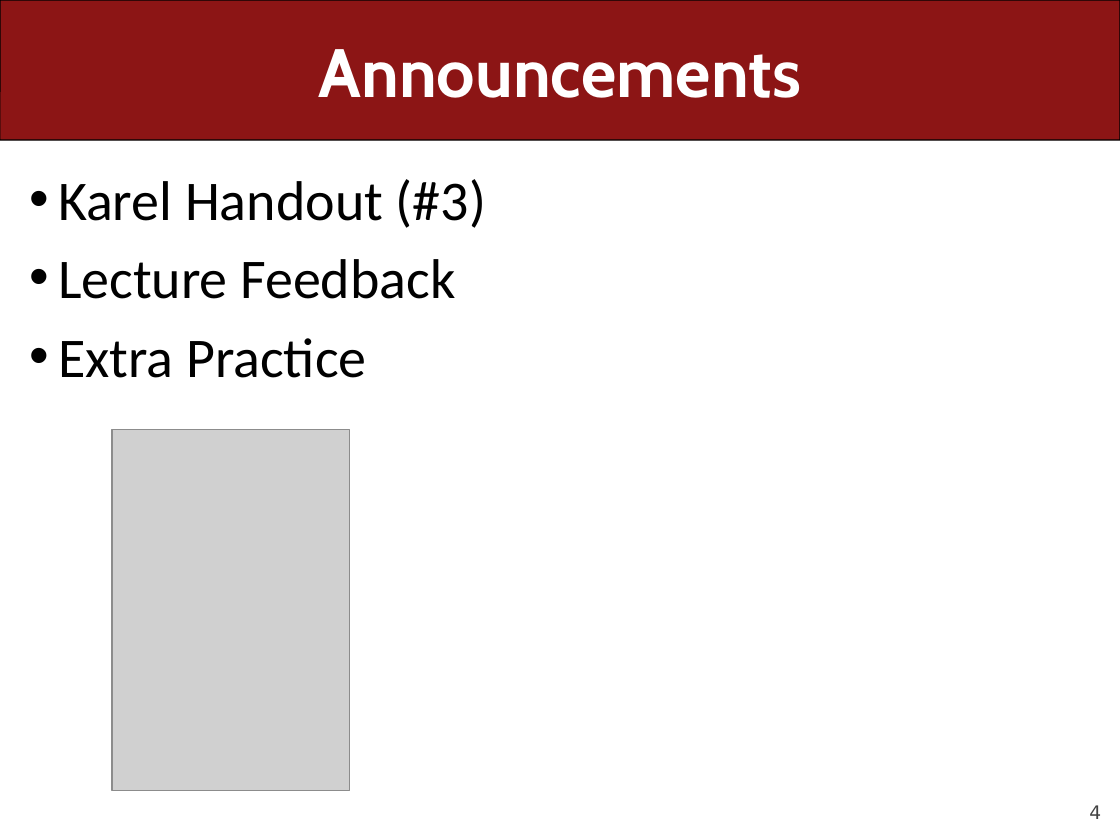
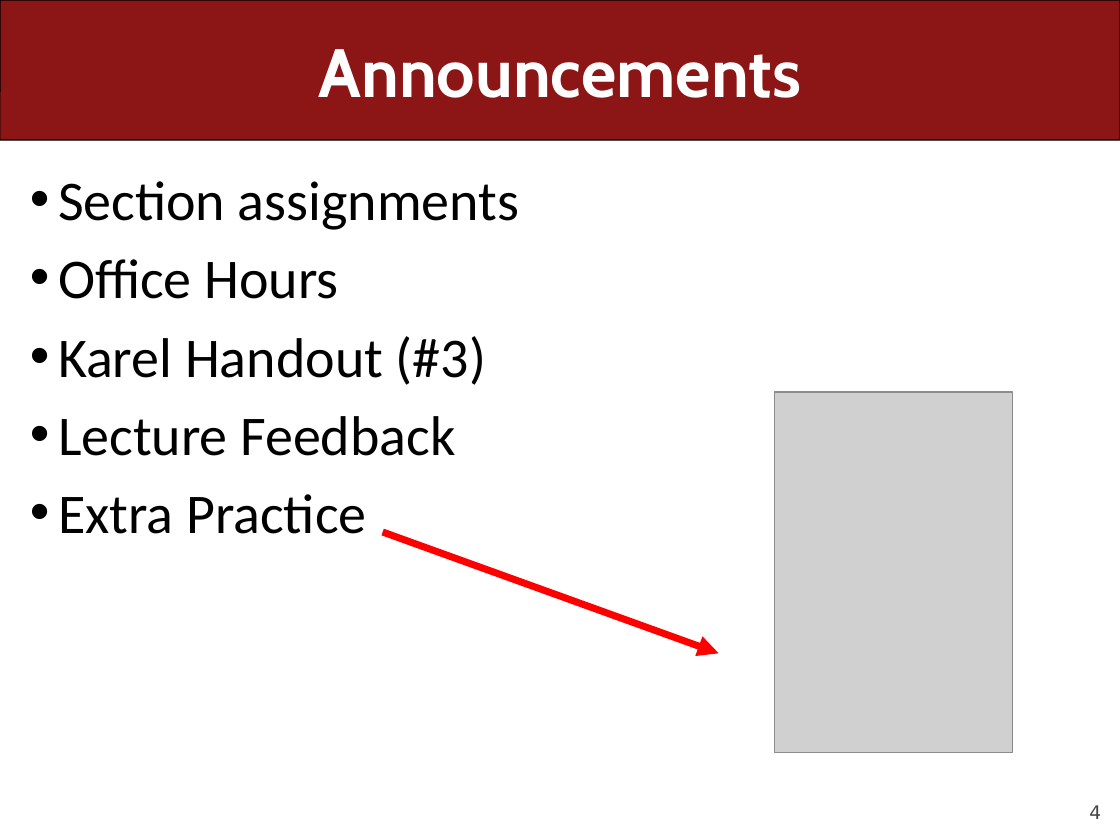
Before and after one commit to ckincaid17/cs106a-summer-2018, a slide deck: slide 4 of WWW/lectures/Lecture2/Lecture2.pptx. Drawn at 1120x840 pixels with LibreOffice and Linux fonts; fonts in the diff are those of the drawing; grey boxes stand for pictures. Boxes give left, top, right and bottom in pixels: in the first picture for what was removed or moved away, otherwise in the second. Text is boxed around its words. In the diff, an @@ line names an element or a change of style, - is before the commit and + after.

Commit message:
Added lecture 2 files

```diff
--- a/WWW/lectures/Lecture2/Lecture2.pptx
+++ b/WWW/lectures/Lecture2/Lecture2.pptx
@@ text at <box>58,181,519,299</box>: paragraphs added @@
+• Section assignments
+• Office Hours
@@ picture: place and size @@
-picture at <box>112,430,349,791</box>
+picture at <box>775,392,1012,753</box>
@@ arrow added from (383, 532) to (719, 653), #FF0000 4.5 pt @@
```
Also in this commit, not shown: 6 other files.
